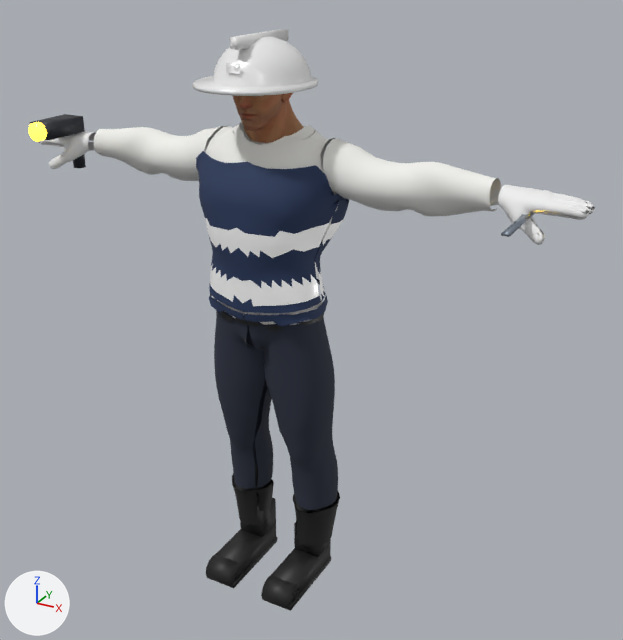
The glTF model client/assets/models/qaqc.glb as it was, and as the next commit left it.
Camera for both pictures: a camera (50 mm lens) standing at (1.32, -2.12, 2.06) and looking at (0.11, 0.08, 0.97). The lights are fixed; the arrows at lower left show +X, +Y and +Z. The first picture is the older version. Where no turn or scale is listed for an object, it has been applied to the vertices. Vertices at exactly the same position are counted once.

The first picture shows 'Body', 'Boots', 'Gloves', 'Hat', 'Pants', 'Shirt', 'Shoe_l', 'Shoe_r', 'Tool_caliper', 'Tool_scanner', 'Vest' and 1 more.
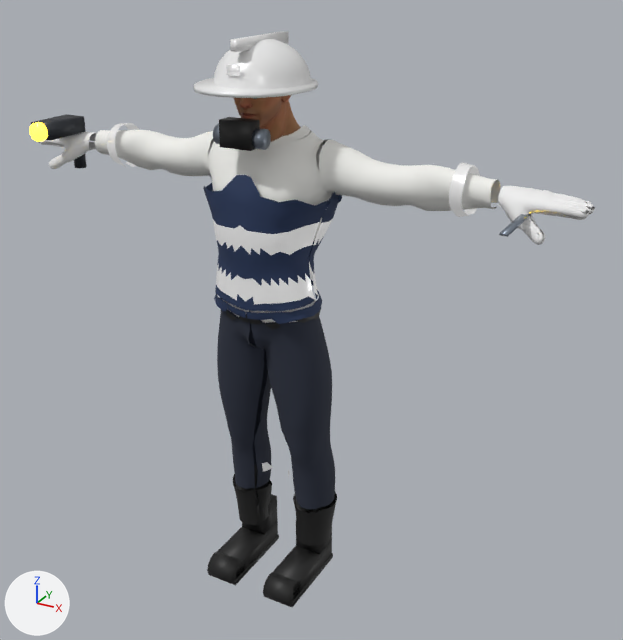
The newer file is also rescaled (x1.08) as a whole; pictures and numbers use the older file's frame.

Pixel boxes (x1, y1, x2, y2) of what changed, in the pictures (623 x 640 px):
'Shirt', reshaped
    before: (94, 122, 501, 325)
    after: (95, 125, 501, 323)
'Vest', reshaped
    before: (196, 151, 349, 326)
    after: (203, 174, 342, 324)
'Pants', reshaped
    before: (214, 299, 338, 510)
    after: (217, 310, 335, 509)
'Shoe_r', moved
    before: (206, 493, 277, 588)
    after: (207, 489, 279, 585)
'Shoe_l', moved
    before: (261, 510, 331, 611)
    after: (263, 509, 333, 607)
'HeadGear', added
    after: (213, 117, 271, 151)
'Bands', added
    after: (107, 123, 480, 479)
'Tool_scanner', moved
    before: (28, 114, 86, 168)
    after: (29, 114, 87, 168)
'Tool_caliper', moved
    before: (501, 211, 535, 237)
    after: (499, 211, 532, 237)
part 3 of me_vest, rebuilt
    before: (315, 198, 349, 301)
    after: (309, 193, 342, 299)
part 4 of me_vest, rebuilt (9% narrower, 15% shorter)
    before: (196, 151, 344, 313)
    after: (203, 174, 338, 311)
part 5 of me_vest, rebuilt (9% narrower, 6% shorter)
    before: (244, 279, 328, 326)
    after: (246, 280, 322, 324)
part 6 of me_vest, rebuilt (8% narrower, 6% shorter)
    before: (209, 290, 244, 320)
    after: (214, 290, 246, 318)

What the commit changed:
me_pants is used by ob_pants; location (0.0, 0.0, 0.0).
me_pants had 944 vertices, 1698 faces and spanned x -0.208..0.208, y -0.116..0.166, z 0.294..1.027.
me_pants now has 944 vertices, 1698 faces and spans x -0.2..0.2, y -0.103..0.153, z 0.294..1.028.
me_pants part 1: 944 of 944 vertices moved; they spanned x -0.208..0.208, y -0.116..0.166, z 0.294..1.027 and now span x -0.2..0.2, y -0.103..0.153, z 0.294..1.028; mean shift (0.0, -0.002, 0.0).
me_shirt is used by ob_shirt; location (0.0, 0.0, 0.0).
me_shirt had 1626 vertices, 2820 faces and spanned x -0.677..0.677, y -0.135..0.175, z 0.989..1.579.
me_shirt now has 1626 vertices, 2820 faces and spans x -0.676..0.676, y -0.116..0.155, z 0.99..1.578.
me_shirt part 2: 1626 of 1626 vertices moved; they spanned x -0.677..0.677, y -0.135..0.175, z 0.989..1.579 and now span x -0.676..0.676, y -0.116..0.155, z 0.99..1.578; mean shift (0.0, -0.004, 0.001).
me_vest is used by ob_vest; location (0.0, 0.0, 0.0).
me_vest had 732 vertices, 1236 faces and spanned x -0.234..0.234, y -0.155..0.194, z 1.014..1.494.
me_vest now has 691 vertices, 1162 faces and spans x -0.218..0.218, y -0.136..0.173, z 1.015..1.467.
me_vest part 3: the loose piece of 329 vertices spanning x -0.232..0.232, y 0.001..0.194, z 1.069..1.469 is rebuilt with 323 vertices and now spans x -0.21..0.21, y 0.001..0.173, z 1.071..1.467.
me_vest part 4: the loose piece of 307 vertices spanning x -0.234..0.234, y -0.155..0.062, z 1.051..1.494 is rebuilt with 272 vertices and now spans x -0.218..0.218, y -0.136..0.055, z 1.051..1.46.
me_vest part 5: the loose piece of 48 vertices spanning x -0.012..0.192, y -0.136..0.177, z 1.014..1.084 is rebuilt with 48 vertices and now spans x -0.013..0.176, y -0.122..0.156, z 1.015..1.082.
me_vest part 6: the loose piece of 48 vertices spanning x -0.192..0.012, y -0.136..0.177, z 1.014..1.084 is rebuilt with 48 vertices and now spans x -0.176..0.013, y -0.122..0.156, z 1.015..1.082.
Mesh me_headgear is new.
It consists of a box spanning x -0.05..0.05, y -0.149..-0.099, z 1.547..1.622, material slot 0; a 16-sided cylinder along x spanning x -0.078..-0.042, y -0.142..-0.086, z 1.547..1.603, material slot 1; a 16-sided cylinder along x spanning x 0.042..0.078, y -0.142..-0.086, z 1.547..1.603, material slot 1.
It uses material mat_belt_001 (black #1e1e1e).
It uses material mat_toolmetal (grey #8c96a3).
Mesh me_bands is new.
It has 82 vertices, 74 faces and spans x -0.612..0.612, y 0.008..0.154, z 0.372..1.519.
It uses material mat_accent.
Object 'Tool_caliper' (ob_tool_caliper) moves from (0.781, 0.06, 1.425) to (0.777, 0.06, 1.426).
Object 'Tool_scanner' (ob_tool_scanner) moves from (-0.781, 0.06, 1.425) to (-0.777, 0.06, 1.426).
Object 'Shoe_l' (ob_shoe_l) moves from (0.0, 0.0, 0.0) to (0.0, 0.011, 0.005).
Object 'Shoe_r' (ob_shoe_r) moves from (0.0, 0.0, 0.0) to (0.0, 0.011, 0.005).
Object 'HeadGear' (ob_headgear) is new; it shows me_headgear.
Its location is (0.0, 0.0, -0.006).
Object 'Bands' (ob_bands) is new; it shows me_bands.
Its location is (0.0, 0.0, 0.0).
